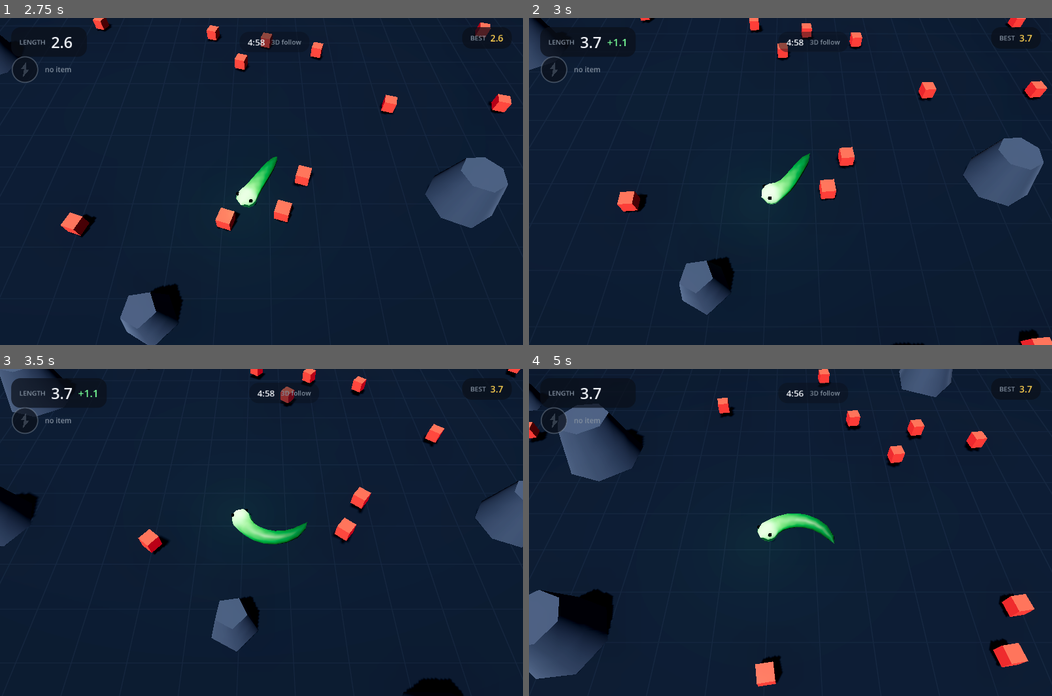
Above: before the commit, frames 1-4 (two rows, left to right).
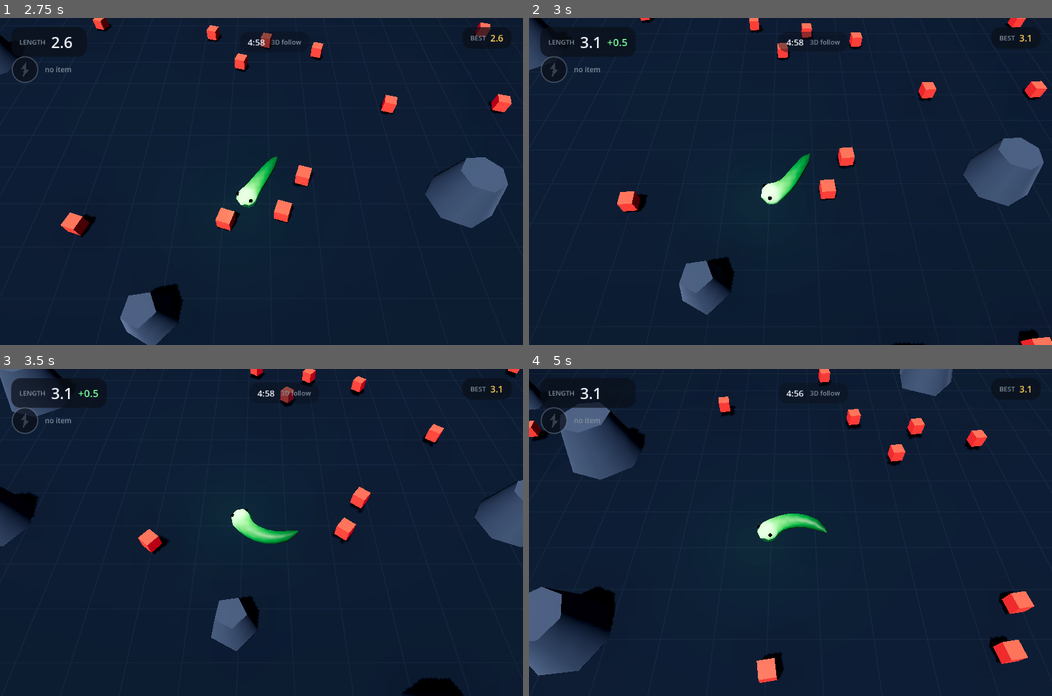
Above: after the commit, the same moments.

Repository: ValentinDelob/Snake
Game: Godot game, scene res://scenes/main.tscn
Two runs of this game, one before a commit and one after it. Both use one fixed random seed, a clock stepped at 60 frames per second and the inputs below.
Inputs (mouse positions are in pixels of both pictures, inside the frame that each line leads up to):
- Up to frame 1 (2.75 s): click "PLAY SOLO" at 0.5 s; tap Enter at 1.25 s; move the mouse to (376, 165) at 1.27 s; hold Right 1.28-2.03 s; tap R at 1.35, 2.3 s; click (376, 165) at 1.42 s; tap Space at 1.52, 2.27 s; move the mouse to (156, 197) at 2.02 s; hold Down from 2.03 s (still down); tap Q at 2.1 s
- Up to frame 2 (3 s): move the mouse to (842, 109) at 2.77 s; release Down at 2.78 s; hold Right from 2.78 s (still down); tap Z at 2.85 s
- Up to frame 3 (3.5 s): keep holding Right; tap R at 3.05 s
- Up to frame 4 (5 s): move the mouse to (764, 597) at 3.52 s; release Right at 3.53 s; hold Up 3.53-4.28 s; tap Enter at 3.6 s; click (764, 597) at 3.67 s; tap Space at 3.77, 4.52 s; tap R at 3.8, 4.55 s; move the mouse to (947, 581) at 4.27 s; hold Left from 4.28 s (still down); tap Keypad Enter at 4.35 s

Frame 1 is identical in both runs. In frame 2, 0.1% of the frame differs, in the area x 2-99%, y 0-99%; in frame 3, 0.4%; in frame 4, 1.9%, in the area x 0-97%, y 0-98%.

Commit message:
Gluttony: what you swallow makes you wide, slow and hard to turn
Third piece of the Glutton, and the one that gives the mode its name.
Eating used to cost nothing: a long snake was a bigger target and that
was all. Now the matter shows. Girth, speed and the turning circle all
follow what has been swallowed, on a curve that flattens out, so a fed
snake is a wide ponderous beast rather than a stationary wall - two and a
half times as thick at its fattest, down to just over half cruising speed
and a good deal wider a turn.

That width is not decoration: it is the snake's own collision radius.
A giant eats pellets it could not have reached when thin, fills doorways
between rocks that it used to slip through, and can no longer dodge
anything at the last moment. Leading is a handicap, which is the whole
point: the biggest snake on the field is the one everybody can see coming
and the one that cannot get out of the way.

Matter is worth less length than it was, because a field sown with dozens
of pellets is not a room with one fruit - a bite is 0.45 units now rather
than 1.1, or a good round ended with a snake longer than the arena.

The bot looks further ahead the worse it turns, which is what a player
does too, and it will cross the field for a ghost ring since that is the
rarest thing on it.

The self-test needed the same lesson: an effect measured on a snake that
has just died measures nothing, so every phase now waits for a living
one, and the ghost ring's rule - a head inside a body that does not kill -
is checked against the rules themselves rather than by driving a snake
into its own tail inside a one second window and hoping.

Verified on the built exe: a fed snake at 19.3 units is visibly thicker
and slower than the one that started the round, girth following the bar.
Solo self-test passes three runs out of three, with the phase rule read
back as "deadly without the ring, harmless with it". Two instance network
self-test passes, girth riding the snapshot through the score. Log clean
at 59.8 fps.

Co-Authored-By: Claude Opus 5 (1M context) <noreply@anthropic.com>

Diff:
--- a/game/scripts/board_view.gd
+++ b/game/scripts/board_view.gd
@@ -131,7 +131,7 @@
 	var center := Vector3(snake.head_position.x, BODY_HEIGHT, snake.head_position.y)
 	# The eyes must sit on the skin of the tube, not inside it, so they are
 	# pushed out along a direction and not along each axis separately.
-	var bulge := GameConfig.SNAKE_RADIUS * GameConfig.HEAD_BULGE
+	var bulge := snake.radius * GameConfig.HEAD_BULGE
 	for index in range(eyes.size()):
 		var sign_value := -1.0 if index == 0 else 1.0
 		var outwards := (
--- a/game/scripts/game_config.gd
+++ b/game/scripts/game_config.gd
@@ -30,8 +30,35 @@
 const TURN_RATE := 3.1            # radians per second while a turn is held
 const SNAKE_RADIUS := 0.36
 const SEGMENT_SPACING := 0.42     # sampling used by collisions
+## Gluttony: what you swallow shows, and it costs. Girth, sluggishness and
+## the turning circle all follow the matter eaten, and all of them flatten
+## out - a giant is a wide, ponderous beast, never a stationary wall.
+const GIRTH_MAX := 2.4              # widest the body gets, times the base
+const GIRTH_HALF_MATTER := 45.0     # matter at which half of that is reached
+const SLUGGISH_FLOOR := 0.55        # slowest it goes, as a share of cruising
+const TURN_FLOOR := 0.6             # and how tightly it can still turn
+
+
+## 0 when empty, approaching 1 as the matter piles up.
+static func fullness(matter: int) -> float:
+	var eaten := float(maxi(0, matter))
+	return eaten / (eaten + GIRTH_HALF_MATTER)
+
+
+static func girth_for(matter: int) -> float:
+	return SNAKE_RADIUS * (1.0 + (GIRTH_MAX - 1.0) * fullness(matter))
+
+
+static func speed_scale_for(matter: int) -> float:
+	return 1.0 - (1.0 - SLUGGISH_FLOOR) * fullness(matter)
+
+
+static func turn_scale_for(matter: int) -> float:
+	return 1.0 - (1.0 - TURN_FLOOR) * fullness(matter)
+
+
 const START_BODY_LENGTH := 2.6    # world units of body behind the head
-const GROWTH_PER_FOOD := 1.1
+const GROWTH_PER_FOOD := 0.45    # a field full of matter means cheaper bites
 ## The body does not jump to its new length: it grows into it.
 const GROWTH_SPEED := 2.2         # world units per second
 ## Body close to the head is ignored by self collision: it always touches.
--- a/game/scripts/greedy_agent.gd
+++ b/game/scripts/greedy_agent.gd
@@ -42,6 +42,11 @@
 	var best: Vector2 = _nearest_pellet(world)
 	var best_distance: float = world.head_position.distance_to(best) * 1.6
 
+	# The ghost ring is the rarest thing on the field and the only one worth
+	# crossing it for, so it outranks everything else.
+	if world.carried == SnakeWorld.Item.NONE and _match.has_ground(SnakeWorld.Ground.PHASE):
+		return _match.ground_position(SnakeWorld.Ground.PHASE)
+
 	if world.carried == SnakeWorld.Item.NONE and _match.has_ground(SnakeWorld.Ground.BOLT):
 		var bolt: Vector2 = _match.ground_position(SnakeWorld.Ground.BOLT)
 		var distance: float = world.head_position.distance_to(bolt)
@@ -73,8 +78,9 @@
 
 ## Non-zero when something is in the way, pointing to the freer side.
 func _avoid(world: SnakeWorld) -> float:
-	# Twice the speed needs twice the warning.
-	var reach: float = LOOK_AHEAD * world.speed_multiplier
+	# Twice the speed needs twice the warning - and so does a body too fat
+	# to turn sharply, which needs a wider circle to get out of the way.
+	var reach: float = LOOK_AHEAD * world.speed_multiplier / maxf(world.turn_scale, 0.2)
 	var ahead := _blocked(world, 0.0, reach)
 	var left := _blocked(world, -FEELER_ANGLE, reach * 0.8)
 	var right := _blocked(world, FEELER_ANGLE, reach * 0.8)
@@ -103,7 +109,7 @@
 		if world.hits_body(point):
 			return true
 		# A rock stops you as dead as a wall does.
-		if _match != null and _match.blocked_by_obstacle(point, GameConfig.SNAKE_RADIUS):
+		if _match != null and _match.blocked_by_obstacle(point, world.radius):
 			return true
 		# Another snake is every bit as solid as your own tail.
 		if _match != null:
@@ -120,11 +126,12 @@
 		cos(world.heading + angle_offset), sin(world.heading + angle_offset)
 	)
 	var travelled := 0.0
-	while travelled < 12.0:
+	var limit: float = 12.0 / maxf(world.turn_scale, 0.2)
+	while travelled < limit:
 		travelled += 0.6
 		var point: Vector2 = world.head_position + direction * travelled
 		if not world.is_inside(point) or world.hits_body(point):
 			break
-		if _match != null and _match.blocked_by_obstacle(point, GameConfig.SNAKE_RADIUS):
+		if _match != null and _match.blocked_by_obstacle(point, world.radius):
 			break
 	return travelled
--- a/game/scripts/selftest.gd
+++ b/game/scripts/selftest.gd
@@ -16,6 +16,9 @@
 enum Phase { CAMERAS, TURNS, BOOST, CRATE_BONUS, CRATE_MALUS, SCORE_UP, SCORE_DOWN, GHOST, PAUSE, FINISH, WAIT }
 
 const PAUSE_FRAMES := 30
+## Matter fed to the snake before the ghost ring phase, so its body is well
+## over twice the circle it can turn in.
+const GHOST_TEST_MATTER := 45
 const MIN_ACCEPTABLE_FPS := 25.0
 const TURN_HOLD := 0.7
 const SPACING_TOLERANCE := 0.25
@@ -85,6 +88,9 @@
 var ghost_passed_through := false
 var _ghost_requested := false
 var _ghost_curling := false
+var _ghost_press_sent := false
+var _rule_checked := false
+var ghost_curled := false
 
 ## dying costs a snake its length, not its round
 var respawned := false
@@ -455,13 +461,10 @@
 		_loss_crate_requested = false
 		_floor_stage = 0
 		score_card_loss = 0
-	if phase == Phase.GHOST and not ghost_passed_through:
-		if _ghost_curling:
-			release(KEY_LEFT)
-			_ghost_curling = false
+	if phase == Phase.GHOST and not ghost_fired:
 		_ghost_requested = false
 		ghost_collected = false
-		ghost_fired = false
+		_ghost_press_sent = false
 	if phase == Phase.FINISH and not rock_death:
 		# The rock went with the old arena: the next round needs a new one.
 		_rock_dropped = false
@@ -546,6 +549,16 @@
 
 ## Hold LEFT, then RIGHT, and check the heading actually turned each way.
 func _run_turns(game, now: float) -> void:
+	# Steering a snake that is off the field proves nothing, and the reading
+	# taken at the end of the hold would be meaningless.
+	if not snake_alive(game):
+		if _turn_phase > 0 and _turn_phase < 3:
+			release(KEY_LEFT)
+			release(KEY_RIGHT)
+			game.agent = _saved_agent
+			_turn_phase = 0
+			_turn_waiting_since = -1.0
+		return
 	match _turn_phase:
 		0:
 			# Steering by hand means no bot: wait for open space first, so the
@@ -614,6 +627,8 @@
 ## A crate rigged to hold a bonus: it must land in the slot, not fire itself.
 func _run_crate_bonus(game, now: float) -> void:
 	var snake = game.local_snake()
+	if snake == null or not snake.alive:
+		return
 	if not _bonus_crate_requested:
 		Journal.info("selftest", "dropping a crate rigged with a bonus in the path")
 		game.game_match.drop_at(
@@ -667,6 +682,8 @@
 ## and a body that grows to match them.
 func _run_score_up(game, now: float) -> void:
 	var snake = game.local_snake()
+	if snake == null or not snake.alive:
+		return
 	if not _gain_crate_requested:
 		Journal.info("selftest", "dropping a crate rigged with the winning card")
 		_score_before = snake.score
@@ -702,6 +719,8 @@
 ## the snake go back to the size it started at.
 func _run_score_down(game, now: float) -> void:
 	var snake = game.local_snake()
+	if snake == null or not snake.alive:
+		return
 
 	# Second half of the phase: keep feeding it losing cards until the score
 	# cannot go any lower, then check where it stopped.
@@ -746,14 +765,19 @@
 	_loss_crate_requested = false
 
 
-## The ghost ring, start to finish: lay one in the path, pick it up, fire
-## it, then curl the snake hard into its own body and watch it come out the
-## other side alive. The score is topped up first so the body is long
-## enough to cross itself inside the one second the ring lasts.
+## The ghost ring, driven the way a player would: pick it up, fire it, see
+## the second start. Whether it really carries a head through a body is
+## settled separately, against the rules themselves, because driving a
+## snake into its own tail inside a one second window is a coin toss and a
+## test should not be one.
 func _run_ghost(game, now: float) -> void:
 	var snake = game.local_snake()
-	if snake == null:
-		return
+	if snake == null or not snake.alive:
+		return
+
+	if not _rule_checked:
+		_rule_checked = true
+		_check_phase_rule()
 
 	# The ring will not go into a slot that is already full, so whatever is
 	# in there is spent first.
@@ -764,9 +788,6 @@
 		return
 
 	if not _ghost_requested:
-		if snake.score < 18:
-			snake.add_score(18 - snake.score)
-			snake.body_length = snake.target_body_length
 		Journal.info("selftest", "dropping the ghost ring in the path")
 		game.game_match.drop_at(SnakeWorld.Ground.PHASE, _ahead_of(snake))
 		_ghost_requested = true
@@ -777,41 +798,72 @@
 		if snake.carried == SnakeWorld.Item.PHASE:
 			ghost_collected = true
 			Journal.info("selftest", "ghost ring is in the slot")
+			_phase_started = now
 		elif now - _phase_started > 8.0:
 			_ghost_requested = false      # it wandered off: lay another
 		return
 
-	if not ghost_fired:
-		Journal.info("selftest", "firing the ghost ring and curling into the body")
-		_saved_agent = game.agent
-		game.agent = null
+	# An injected key is only read on the next frame, so firing and checking
+	# that it fired have to be two separate steps.
+	if not _ghost_press_sent:
+		Journal.info("selftest", "firing the ghost ring")
 		press(KEY_SPACE)
 		release(KEY_SPACE)
-		press(KEY_LEFT)
-		_ghost_curling = true
-		ghost_fired = snake.effect == SnakeWorld.Item.PHASE
+		_ghost_press_sent = true
 		_phase_started = now
 		return
 
-	# The proof: the head is inside its own body and the snake is still
-	# going. Without the ring that is a death, every time.
-	if snake.phasing() and snake.alive and snake.hits_body(snake.head_position):
-		if not ghost_passed_through:
-			ghost_passed_through = true
-			Journal.info("selftest", "head is inside the body and still alive")
-
-	if not snake.phasing():
-		if _ghost_curling:
-			release(KEY_LEFT)
-			game.agent = _saved_agent
-			_ghost_curling = false
-		if ghost_passed_through or now - _phase_started > 6.0:
-			Journal.info("selftest", "ghost ring spent, walked through: %s" % ghost_passed_through)
+	if not ghost_fired:
+		if snake.effect == SnakeWorld.Item.PHASE:
+			ghost_fired = true
+			Journal.info("selftest", "the ghost second is running")
 			_enter_phase(Phase.PAUSE, now)
-		else:
-			_ghost_requested = false      # try again with a fresh ring
+		elif now - _phase_started > 1.5:
+			_ghost_press_sent = false     # the press was lost: try again
+			_ghost_requested = false
 			ghost_collected = false
-			ghost_fired = false
+
+
+## The rule behind the ring, checked where it lives. A snake is curled into
+## its own body, and then stepped once with the ring running and once
+## without: the same position has to be a death in one case and nothing at
+## all in the other.
+func _check_phase_rule() -> void:
+	var world := SnakeWorld.new(GameConfig.BOARD_WIDTH, GameConfig.BOARD_HEIGHT)
+	world.reset(Vector2(GameConfig.BOARD_WIDTH * 0.5, GameConfig.BOARD_HEIGHT * 0.5), 0.0)
+	world.add_score(60)
+	world.body_length = world.target_body_length
+	world.steer(-1.0)
+
+	var curled := false
+	for _step in range(4000):
+		world.advance(GameConfig.SIM_STEP)
+		if world.hits_body(world.head_position):
+			curled = true
+			break
+	if not curled:
+		Journal.warn("selftest", "could not curl a snake into its own body")
+		return
+	ghost_curled = true
+
+	# Without the ring, this is a death.
+	var deadly := world.step(GameConfig.SIM_STEP)
+	if deadly != SnakeWorld.Outcome.DEAD_SELF:
+		Journal.warn("selftest", "a head inside its own body did not kill: %d" % deadly)
+		return
+
+	# With it, the same crossing is nothing at all.
+	world.alive = true
+	world.start_effect(SnakeWorld.Item.PHASE)
+	var survived := world.step(GameConfig.SIM_STEP)
+	ghost_passed_through = (
+		survived == SnakeWorld.Outcome.MOVING
+		and world.alive
+		and world.hits_body(world.head_position)
+	)
+	Journal.info("selftest", "phase rule: deadly without the ring, %s with it" % [
+		"harmless" if ghost_passed_through else "still deadly",
+	])
 
 
 func _run_pause() -> void:
@@ -1049,8 +1101,10 @@
 		failures.append("the ghost ring never reached the slot")
 	elif not ghost_fired:
 		failures.append("firing the ghost ring did not start the effect")
+	if not ghost_curled:
+		failures.append("the rule check never got a head inside a body")
 	elif not ghost_passed_through:
-		failures.append("the snake never walked through its own body")
+		failures.append("a head inside its own body still died with the ring running")
 
 	if debug_fps_shown <= 0:
 		failures.append("the debug readout never counted a frame rate")
--- a/game/scripts/snake_match.gd
+++ b/game/scripts/snake_match.gd
@@ -343,7 +343,7 @@
 		if SnakeWorld.is_death(outcome):
 			snake_died.emit(id, outcome)
 			continue
-		if blocked_by_obstacle(snake.head_position, GameConfig.SNAKE_RADIUS):
+		if blocked_by_obstacle(snake.head_position, snake.radius):
 			snake.kill(snake.head_position)
 			snake_died.emit(id, SnakeWorld.Outcome.DEAD_ROCK)
 			continue
@@ -378,7 +378,7 @@
 
 
 func _check_food(id: int, snake: SnakeWorld) -> void:
-	var reach: float = GameConfig.SNAKE_RADIUS + GameConfig.FOOD_RADIUS
+	var reach: float = snake.radius + GameConfig.FOOD_RADIUS
 	var reach_squared := reach * reach
 	for index in range(food.size() - 1, -1, -1):
 		if snake.head_position.distance_squared_to(food[index]) >= reach_squared:
@@ -394,7 +394,7 @@
 	for index in range(ground.size() - 1, -1, -1):
 		var item: Dictionary = ground[index]
 		var radius: float = _ground_radius(item["kind"])
-		if snake.head_position.distance_to(item["position"]) > GameConfig.SNAKE_RADIUS + radius:
+		if snake.head_position.distance_to(item["position"]) > snake.radius + radius:
 			continue
 		if item["kind"] != SnakeWorld.Ground.MYSTERY and snake.carried != SnakeWorld.Item.NONE:
 			continue    # the slot is busy: leave it where it lies
--- a/game/scripts/snake_mesh.gd
+++ b/game/scripts/snake_mesh.gd
@@ -38,6 +38,7 @@
 var _points := PackedVector3Array()
 var _radii := PackedFloat32Array()
 var _shades := PackedFloat32Array()
+var _girth := GameConfig.SNAKE_RADIUS
 var _planned_length := -1.0
 var _built_length := -1.0
 var _built_steps := -1
@@ -127,12 +128,17 @@
 ## finds it where it left it hands the renderer nothing at all.
 func rebuild(world: SnakeWorld, height: float) -> void:
 	_apply_quality()
-	if world.steps == _built_steps and is_equal_approx(world.body_length, _built_length):
+	if (
+		world.steps == _built_steps
+		and is_equal_approx(world.body_length, _built_length)
+		and is_equal_approx(world.radius, _girth)
+	):
 		return
 	_built_steps = world.steps
 	_built_length = world.body_length
 
 	var mode := GameConfig.quality_mode()
+	_girth = world.radius
 	var length: float = maxf(world.body_length, float(mode["ring"]) * 2.0)
 	_plan_rings(length, mode)
 	world.sample_path_at(_ring_distances, _centres)
@@ -146,7 +152,7 @@
 
 	var head := Vector3(world.head_position.x, height, world.head_position.y)
 	var forward := Vector3(world.direction().x, 0.0, world.direction().y)
-	var head_radius := GameConfig.SNAKE_RADIUS * GameConfig.HEAD_BULGE
+	var head_radius := _girth * GameConfig.HEAD_BULGE
 
 	# Ring centres: the rounded nose first, then the body down to the tail.
 	for index in range(_nose_rings + 1):
@@ -198,11 +204,13 @@
 
 # --------------------------------------------------------------------------- #
 func _radius_at(travelled: float, along: float) -> float:
-	var radius := GameConfig.SNAKE_RADIUS
-
-	# The head bulge fades out over the first body units.
-	if travelled < GameConfig.HEAD_BULGE_LENGTH:
-		var fade := 1.0 - travelled / GameConfig.HEAD_BULGE_LENGTH
+	var radius := _girth
+
+	# The head bulge fades out over the first body units, and a fatter
+	# snake has a proportionally longer one.
+	var bulge_length: float = GameConfig.HEAD_BULGE_LENGTH * _girth / GameConfig.SNAKE_RADIUS
+	if travelled < bulge_length:
+		var fade := 1.0 - travelled / bulge_length
 		radius *= lerpf(1.0, GameConfig.HEAD_BULGE, fade * fade)
 
 	# Then it thins down towards the tail, ending in a point.
--- a/game/scripts/snake_world.gd
+++ b/game/scripts/snake_world.gd
@@ -37,6 +37,11 @@
 var speed_multiplier := 1.0
 
 var score := 0
+## How wide the body is, and how much the girth costs in speed and in
+## turning. All three follow the matter eaten, so they are kept together.
+var radius := GameConfig.SNAKE_RADIUS
+var speed_scale := 1.0
+var turn_scale := 1.0
 var steps := 0
 var distance_travelled := 0.0
 var alive := true
@@ -68,6 +73,7 @@
 	effect_time_left = 0.0
 	speed_multiplier = 1.0
 	score = 0
+	_follow_girth()
 	steps = 0
 	distance_travelled = 0.0
 	alive = true
@@ -153,7 +159,7 @@
 
 
 func is_inside(point: Vector2) -> bool:
-	var margin := GameConfig.SNAKE_RADIUS
+	var margin := radius
 	return (
 		point.x >= margin and point.x <= width - margin
 		and point.y >= margin and point.y <= height - margin
@@ -166,8 +172,8 @@
 	var points := body_points()
 	# Squared throughout: this runs over every body point on every step, and
 	# a square root per point is a square root wasted.
-	var radius := GameConfig.SNAKE_RADIUS * 1.6
-	var radius_squared := radius * radius
+	var reach := radius * 1.6
+	var radius_squared := reach * reach
 	for index in range(skip, points.size()):
 		if point.distance_squared_to(points[index]) < radius_squared:
 			return true
@@ -197,9 +203,11 @@
 			target_body_length, body_length - GameConfig.GROWTH_SPEED * delta
 		)
 		_points_dirty = true
-	heading = wrapf(heading + turn_input * GameConfig.TURN_RATE * delta, -PI, PI)
-
-	var travel := GameConfig.SNAKE_SPEED * speed_multiplier * delta
+	heading = wrapf(
+		heading + turn_input * GameConfig.TURN_RATE * turn_scale * delta, -PI, PI
+	)
+
+	var travel := GameConfig.SNAKE_SPEED * speed_multiplier * speed_scale * delta
 	head_position += direction() * travel
 	distance_travelled += travel
 	# The samples are measured from the head, so moving invalidates them.
@@ -239,7 +247,16 @@
 	var before := score
 	score = maxi(0, score + points)
 	target_body_length = length_for_score(score)
+	_follow_girth()
 	return score - before
+
+
+## Girth, speed and turning are nothing but the matter eaten, read three
+## different ways.
+func _follow_girth() -> void:
+	radius = GameConfig.girth_for(score)
+	speed_scale = GameConfig.speed_scale_for(score)
+	turn_scale = GameConfig.turn_scale_for(score)
 
 
 static func length_for_score(value: int) -> float:
@@ -363,6 +380,7 @@
 	speed_multiplier = multiplier
 	effect = new_effect
 	score = new_score
+	_follow_girth()
 	if alive and not is_alive:
 		death_position = position
 	alive = is_alive
--- /dev/null
+++ b/game/tools/api_probe.gd
@@ -0,0 +1,11 @@
+extends SceneTree
+
+func _initialize() -> void:
+	var world := SnakeWorld.new(84.0, 56.0)
+	world.reset(Vector2(40, 28), 0.0)
+	world.carried = SnakeWorld.Item.SPEED
+	print("fired: ", world.use_item(), " effect=", world.effect, " left=", world.effect_time_left)
+	for step in range(240):
+		world.advance(GameConfig.SIM_STEP)
+	print("after 2s: multiplier=", world.speed_multiplier, " effect=", world.effect)
+	quit()
Not shown, added: game/tools/api_probe.gd.uid
